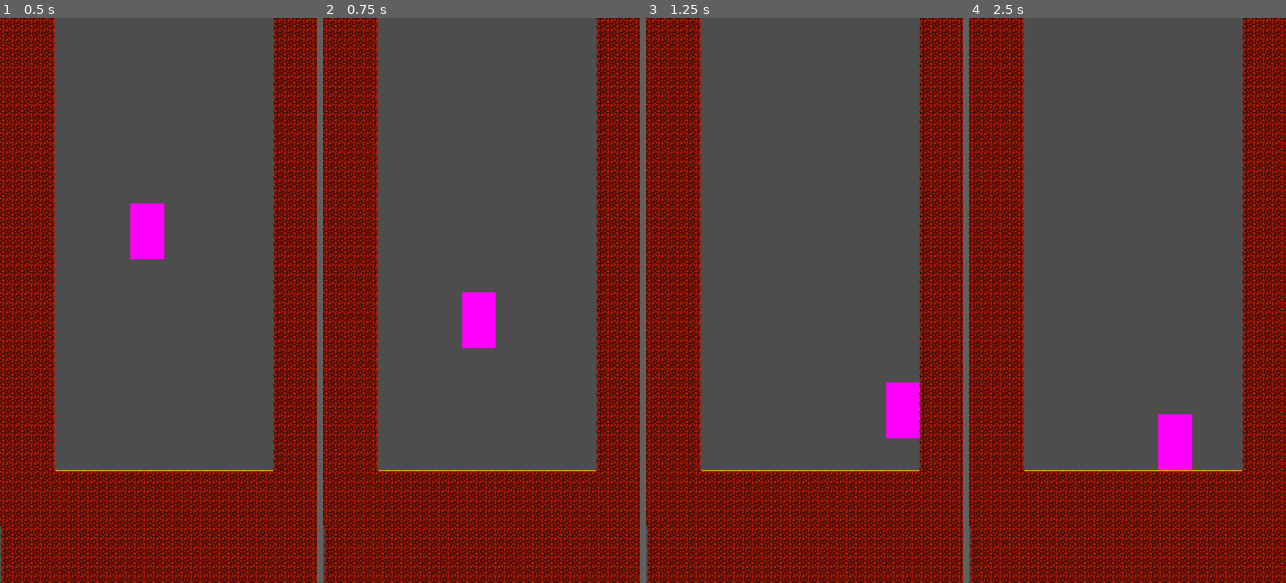
Above: before the commit, frames 1-4 (left to right).
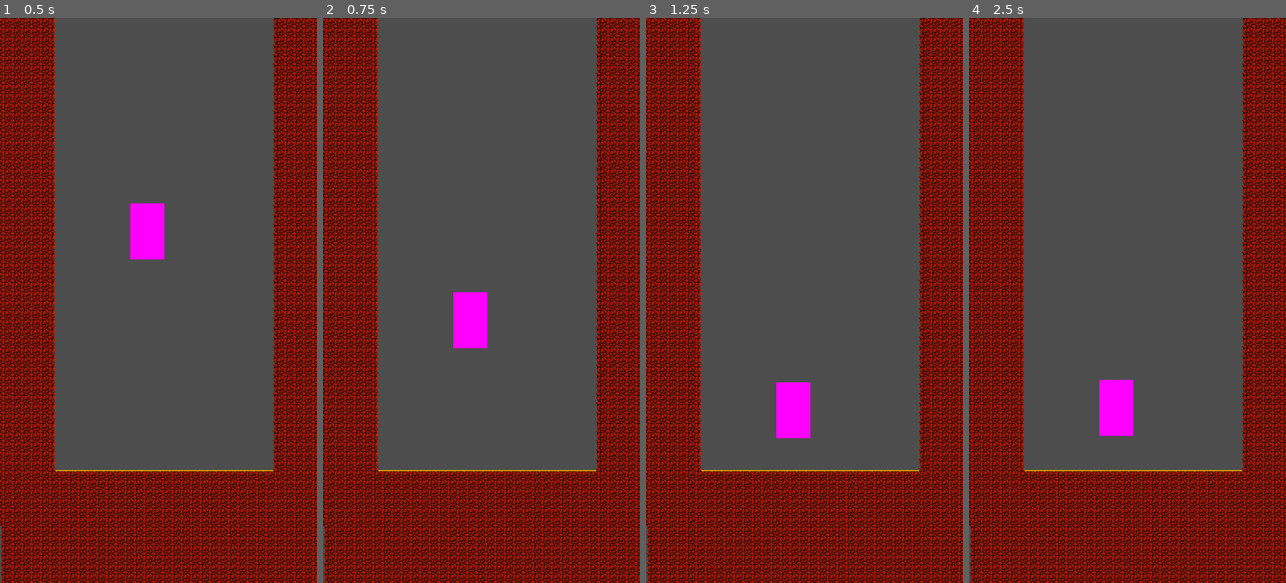
Above: after the commit, the same moments.

Repository: esoccoli/devcade-giga-game
Game: Godot game, scene res://scenes/main.tscn
The game is run twice, just before and just after one commit, with the same random seed, the same clock (stepped at 60 frames per second) and the same inputs.
Inputs:
- Up to frame 1 (0.5 s): no input
- Up to frame 2 (0.75 s): tap Enter (ui_accept) at 0.5, 0.6 s; hold Right (ui_right) from 0.53 s (still down)
- Up to frame 3 (1.25 s): keep holding Right (ui_right); tap Space (player1_jump, bound only after the commit) at 0.77, 0.8, 1.07 s
- Up to frame 4 (2.5 s): tap Space (player1_jump, bound only after the commit) at 1.35, 1.52, 1.82, 2.3 s; tap Enter (ui_accept) at 1.55, 2.1 s; release Right (ui_right) at 2.03 s; hold Left (ui_left) from 2.03 s (still down)

Frame 1 is identical in both runs. In frame 2, 0.6% of the frame differs, in the area x 41-55%, y 48-59%; in frame 3, 2.1%; in frame 4, 2.2%, in the area x 41-71%, y 64-80%.

Commit message:
added input actions

Diff:
--- a/world-of-wallhoppers/assets/scripts/player.gd
+++ b/world-of-wallhoppers/assets/scripts/player.gd
@@ -15,19 +15,19 @@
 		velocity += get_gravity() * delta
 
 	# Handle jump.
-	if Input.is_action_just_pressed("ui_accept") and (is_on_floor()):
+	if Input.is_action_just_pressed("player1_jump") and (is_on_floor()):
 		velocity.y = -jump_height;
 
 	# Get the input direction and handle the movement/deceleration.
 	# As good practice, you should replace UI actions with custom gameplay actions.
-	var direction := Input.get_axis("ui_left", "ui_right")
+	var direction := Input.get_axis("player1_move_left", "player1_move_right")
 	if direction:
 		if !is_on_floor():
 			acceleration = direction * air_speed;
 		else:
 			acceleration = clamp(direction * run_speed, -max_run_speed, max_run_speed);
 		# Push the player away from a wall when they jump off it.
-		if Input.is_action_just_pressed("ui_accept") and (is_on_wall()):
+		if Input.is_action_just_pressed("player1_jump") and (is_on_wall()):
 			velocity.x = -direction * wall_jump_height / 2;
 			velocity.y = -wall_jump_height;
 		else:
--- a/world-of-wallhoppers/project.godot
+++ b/world-of-wallhoppers/project.godot
@@ -25,6 +25,50 @@
 
 project/assembly_name="House of Wallhoppers"
 
+[input]
+
+player1_move_left={
+"deadzone": 0.5,
+"events": [Object(InputEventKey,"resource_local_to_scene":false,"resource_name":"","device":0,"window_id":0,"alt_pressed":false,"shift_pressed":false,"ctrl_pressed":false,"meta_pressed":false,"pressed":false,"keycode":0,"physical_keycode":65,"key_label":0,"unicode":0,"location":0,"echo":false,"script":null)
+, null]
+}
+player1_jump={
+"deadzone": 0.5,
+"events": [Object(InputEventKey,"resource_local_to_scene":false,"resource_name":"","device":0,"window_id":0,"alt_pressed":false,"shift_pressed":false,"ctrl_pressed":false,"meta_pressed":false,"pressed":false,"keycode":0,"physical_keycode":32,"key_label":0,"unicode":0,"location":0,"echo":false,"script":null)
+, Object(InputEventKey,"resource_local_to_scene":false,"resource_name":"","device":-1,"window_id":0,"alt_pressed":false,"shift_pressed":false,"ctrl_pressed":false,"meta_pressed":false,"pressed":false,"keycode":0,"physical_keycode":87,"key_label":0,"unicode":119,"location":0,"echo":false,"script":null)
+]
+}
+player1_move_right={
+"deadzone": 0.5,
+"events": [Object(InputEventKey,"resource_local_to_scene":false,"resource_name":"","device":0,"window_id":0,"alt_pressed":false,"shift_pressed":false,"ctrl_pressed":false,"meta_pressed":false,"pressed":false,"keycode":0,"physical_keycode":68,"key_label":0,"unicode":0,"location":0,"echo":false,"script":null)
+]
+}
+player1_crouch={
+"deadzone": 0.5,
+"events": [Object(InputEventKey,"resource_local_to_scene":false,"resource_name":"","device":0,"window_id":0,"alt_pressed":false,"shift_pressed":false,"ctrl_pressed":false,"meta_pressed":false,"pressed":false,"keycode":0,"physical_keycode":83,"key_label":0,"unicode":0,"location":0,"echo":false,"script":null)
+]
+}
+player2_move_right={
+"deadzone": 0.5,
+"events": [Object(InputEventKey,"resource_local_to_scene":false,"resource_name":"","device":0,"window_id":0,"alt_pressed":false,"shift_pressed":false,"ctrl_pressed":false,"meta_pressed":false,"pressed":false,"keycode":0,"physical_keycode":4194321,"key_label":0,"unicode":0,"location":0,"echo":false,"script":null)
+]
+}
+player2_move_left={
+"deadzone": 0.5,
+"events": [Object(InputEventKey,"resource_local_to_scene":false,"resource_name":"","device":0,"window_id":0,"alt_pressed":false,"shift_pressed":false,"ctrl_pressed":false,"meta_pressed":false,"pressed":false,"keycode":0,"physical_keycode":4194319,"key_label":0,"unicode":0,"location":0,"echo":false,"script":null)
+]
+}
+player2_jump={
+"deadzone": 0.5,
+"events": [Object(InputEventKey,"resource_local_to_scene":false,"resource_name":"","device":0,"window_id":0,"alt_pressed":false,"shift_pressed":false,"ctrl_pressed":false,"meta_pressed":false,"pressed":false,"keycode":0,"physical_keycode":4194320,"key_label":0,"unicode":0,"location":0,"echo":false,"script":null)
+]
+}
+player2_crouch={
+"deadzone": 0.5,
+"events": [Object(InputEventKey,"resource_local_to_scene":false,"resource_name":"","device":-1,"window_id":0,"alt_pressed":false,"shift_pressed":false,"ctrl_pressed":false,"meta_pressed":false,"pressed":false,"keycode":0,"physical_keycode":4194322,"key_label":0,"unicode":0,"location":0,"echo":false,"script":null)
+]
+}
+
 [rendering]
 
 renderer/rendering_method="mobile"
